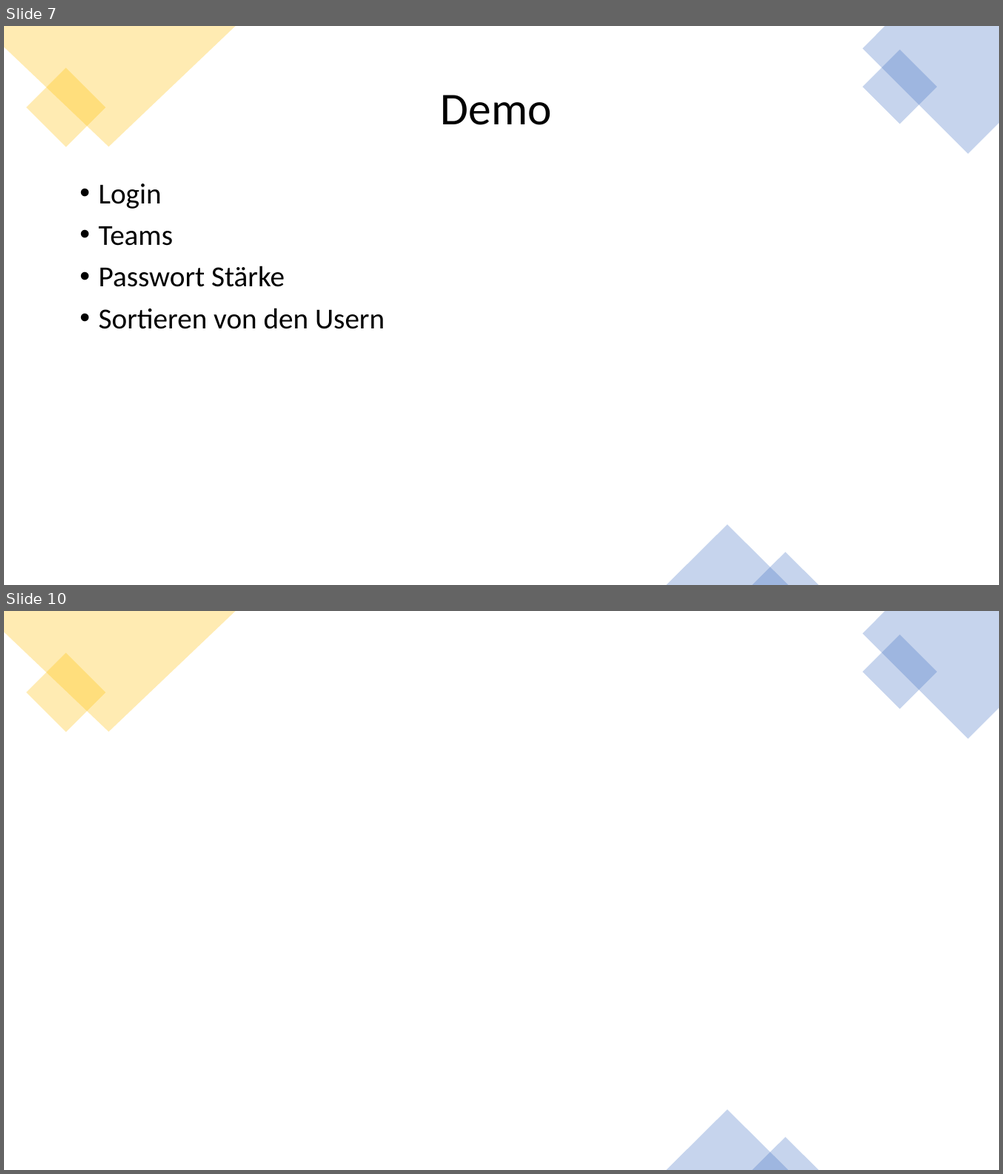
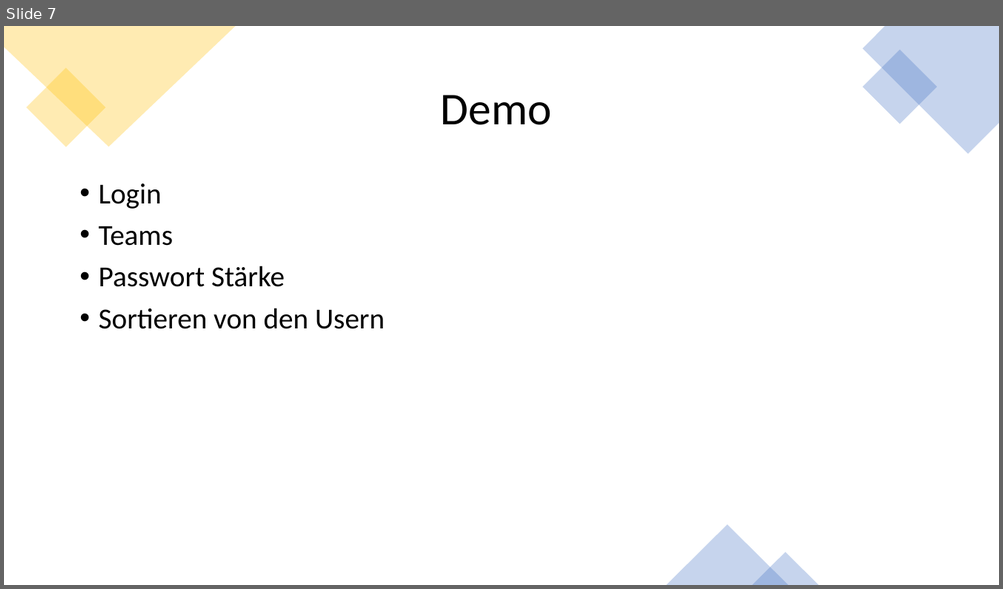
Before and after one commit to RamonaChristen/PSE-Documents, a slide deck: Presentations/Demo.pptx. Shown one above the other, each under a label of ours: slides 7 and 10 before the commit, slide 7 after it; the slides between them are not shown. The pictures are 1003x1174 and 1003x589 pixels, drawn with LibreOffice and Linux fonts; fonts in the diff are those of the drawing. Boxes give left, top, right and bottom in pixels: in the first picture for what was removed or moved away, otherwise in the second. Text is boxed around its words. In the diff, an @@ line names an element or a change of style, - is before the commit and + after.

```diff
--- a/Presentations/Demo.pptx
+++ b/Presentations/Demo.pptx
@@ slide 10 removed at [4, 611, 999, 1170], background #FFFFFF @@
@@ freeform shape removed at [4, 611, 236, 732] @@
@@ freeform shape removed at [862, 611, 999, 739] @@
@@ rectangle removed at [26, 653, 105, 732] @@
@@ rectangle removed at [862, 635, 937, 709] @@
@@ triangle removed at [666, 1111, 788, 1170] @@
@@ triangle removed at [752, 1138, 819, 1170] @@
```
Also in this commit, not shown: 1 slide changed, 2 other slides removed, 2 other files.
